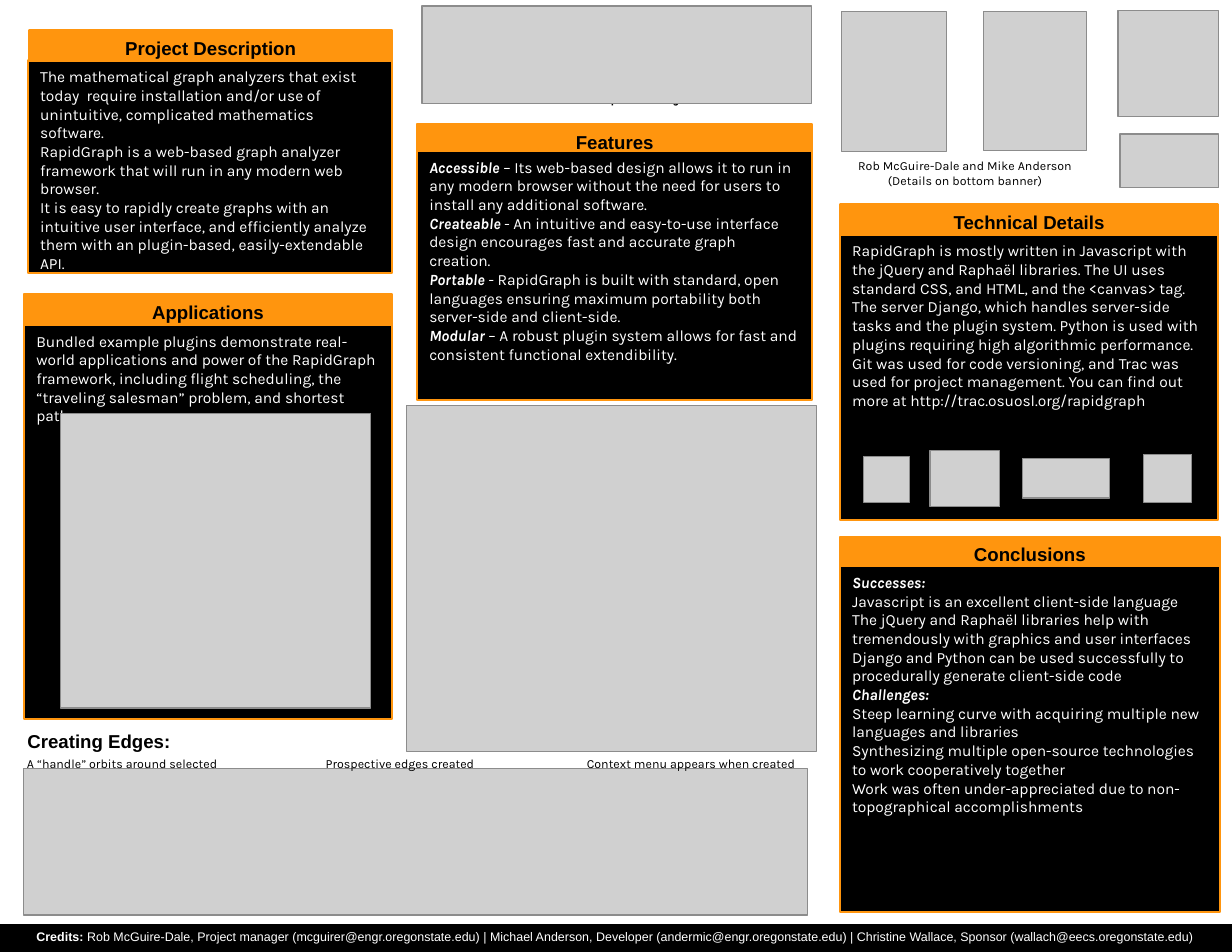
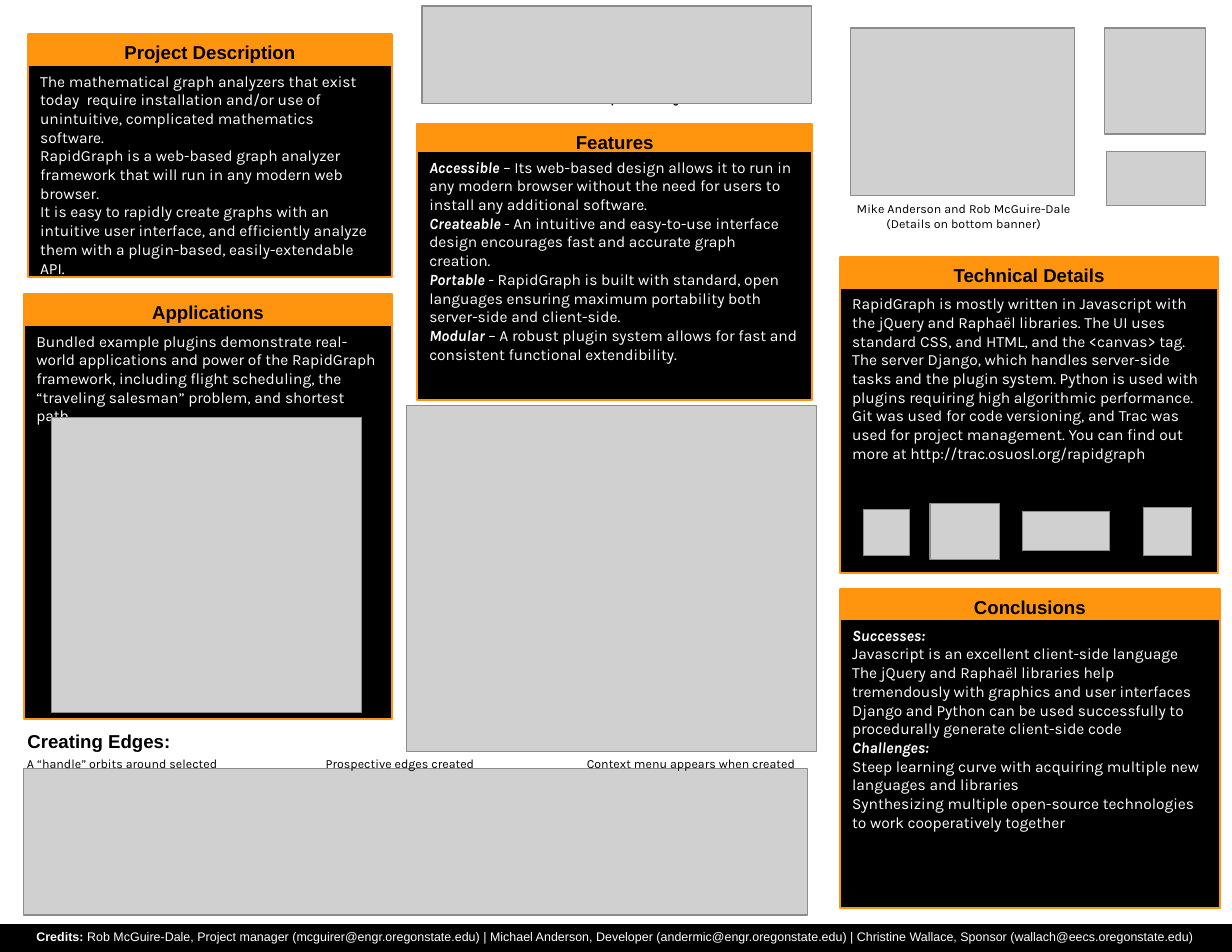
Before and after one commit to robatron/RapidGraph, a slide deck: slide 1 of docs/poster/posterv4.odp. Drawn at 1232x952 pixels with LibreOffice and Linux fonts; fonts in the diff are those of the drawing; grey boxes stand for pictures. Boxes give left, top, right and bottom in pixels: in the first picture for what was removed or moved away, otherwise in the second. Text is boxed around its words. In the diff, an @@ line names an element or a change of style, - is before the commit and + after.

Commit message:
Last minute changes to poster.

```diff
--- a/docs/poster/posterv4.odp
+++ b/docs/poster/posterv4.odp
@@ picture: place and size @@
-picture at bbox=[841, 12, 946, 152]
+picture at bbox=[850, 28, 1074, 196]
@@ picture removed at bbox=[983, 12, 1086, 151] @@
@@ picture: place and size @@
-picture at bbox=[1118, 10, 1219, 116]
+picture at bbox=[1104, 28, 1205, 134]
@@ rectangle "Project Description": place and size @@
-rectangle "Project Description" at bbox=[29, 30, 392, 67]
+rectangle "Project Description" at bbox=[28, 35, 392, 72]
@@ rectangle "The mathematical graph analyzers that ...": place and size @@
-rectangle "The mathematical graph analyzers that ..." at bbox=[28, 60, 392, 273]
+rectangle "The mathematical graph analyzers that ..." at bbox=[28, 65, 392, 278]
@@ picture: place and size @@
-picture at bbox=[1120, 134, 1219, 188]
+picture at bbox=[1107, 151, 1205, 205]
@@ text in rectangle at bbox=[40, 206, 367, 278]: text changed @@
-It is easy to rapidly create graphs with an intuitive user interface, and efficiently analyze them with an plugin-based, easily-extendable API.
+It is easy to rapidly create graphs with an intuitive user interface, and efficiently analyze them with a plugin-based, easily-extendable API.
@@ text at bbox=[857, 204, 1071, 230]: text changed @@
-Rob McGuire-Dale and Mike Anderson (Details on bottom banner)
+Mike Anderson and Rob McGuire-Dale (Details on bottom banner)
@@ picture: place and size @@
-picture at bbox=[60, 413, 371, 708]
+picture at bbox=[52, 418, 362, 712]
@@ picture: place and size @@
-picture at bbox=[1144, 455, 1192, 503]
+picture at bbox=[1144, 507, 1192, 556]
@@ 3 pictures, 3 rectangles: place and size @@
-3 pictures, 3 rectangles at bbox=[840, 205, 1220, 573]
+3 pictures, 3 rectangles at bbox=[840, 258, 1220, 626]
@@ rectangle "Successes:": place and size @@
-rectangle "Successes:" at bbox=[840, 567, 1220, 913]
+rectangle "Successes:" at bbox=[840, 619, 1220, 908]
@@ text in rectangle at bbox=[852, 667, 1191, 701]: text changed @@
-The jQuery and Raphaël libraries help with tremendously with graphics and user interfaces
+The jQuery and Raphaël libraries help tremendously with graphics and user interfaces
@@ text in rectangle at bbox=[852, 783, 1180, 816]: paragraph removed @@
-Work was often under-appreciated due to non-topographical accomplishments
```
Also in this commit, not shown: 1 other file.
